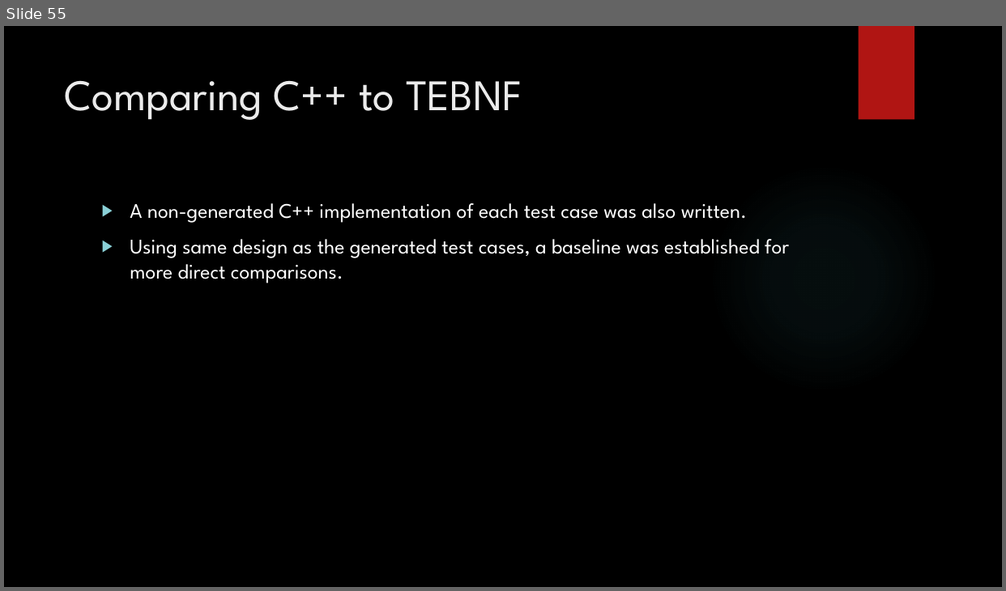
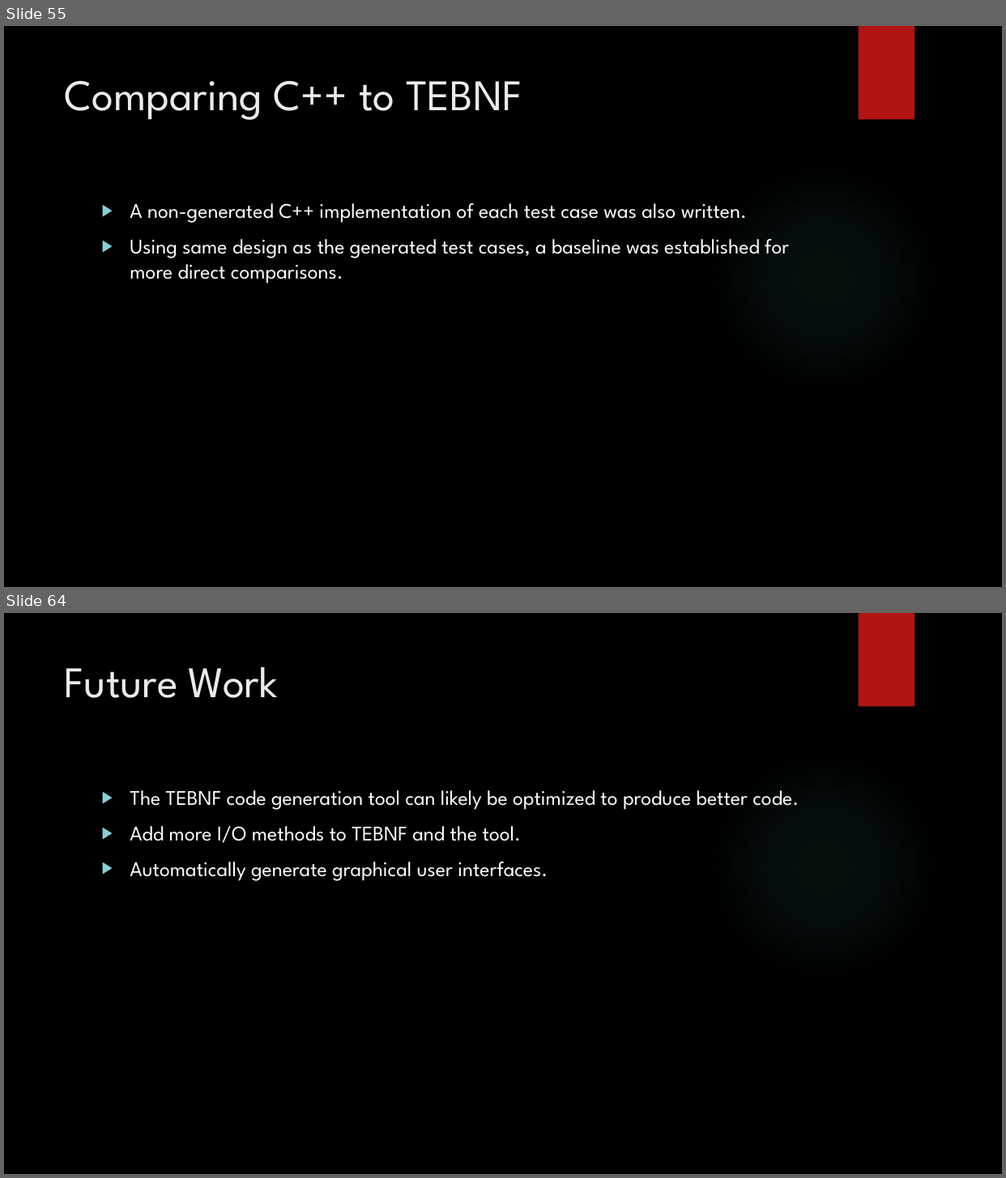
Before and after one commit to JasonGYoung/ProjectReport, a slide deck: DefensePresentation.pptx. Shown one above the other, each under a label of ours: slide 55 before the commit, slides 55 and 64 after it; the slides between them are not shown. The pictures are 1006x591 and 1006x1178 pixels, drawn with LibreOffice and Linux fonts; fonts in the diff are those of the drawing; background and template pictures are left out. Boxes give left, top, right and bottom in pixels: in the first picture for what was removed or moved away, otherwise in the second. Text is boxed around its words. In the diff, an @@ line names an element or a change of style, - is before the commit and + after.

```diff
--- a/DefensePresentation.pptx
+++ b/DefensePresentation.pptx
@@ slide 64 added at (x1=4, y1=613, x2=1002, y2=1174), background picture (left out); not listed: 2 template elements that a slide beside it also shows @@
@@ title added at (x1=65, y1=667, x2=278, y2=698), 42 pt, text #EBEBEB @@
+Future Work
@@ text added at (x1=130, y1=790, x2=799, y2=881), 20 pt, text #FFFFFF @@
+▶ The TEBNF code generation tool can likely be optimized to produce better code.
+▶ Add more I/O methods to TEBNF and the tool.
+▶ Automatically generate graphical user interfaces.
```
Also in this commit, not shown: 3 slides changed, 6 other slides added.
